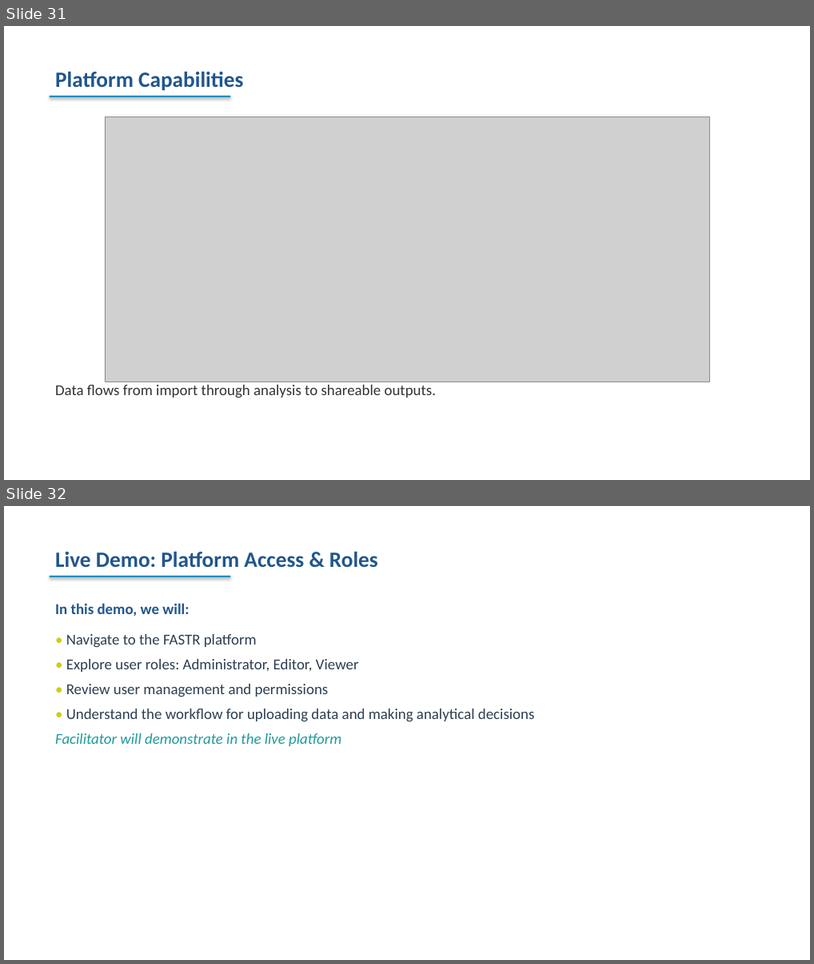
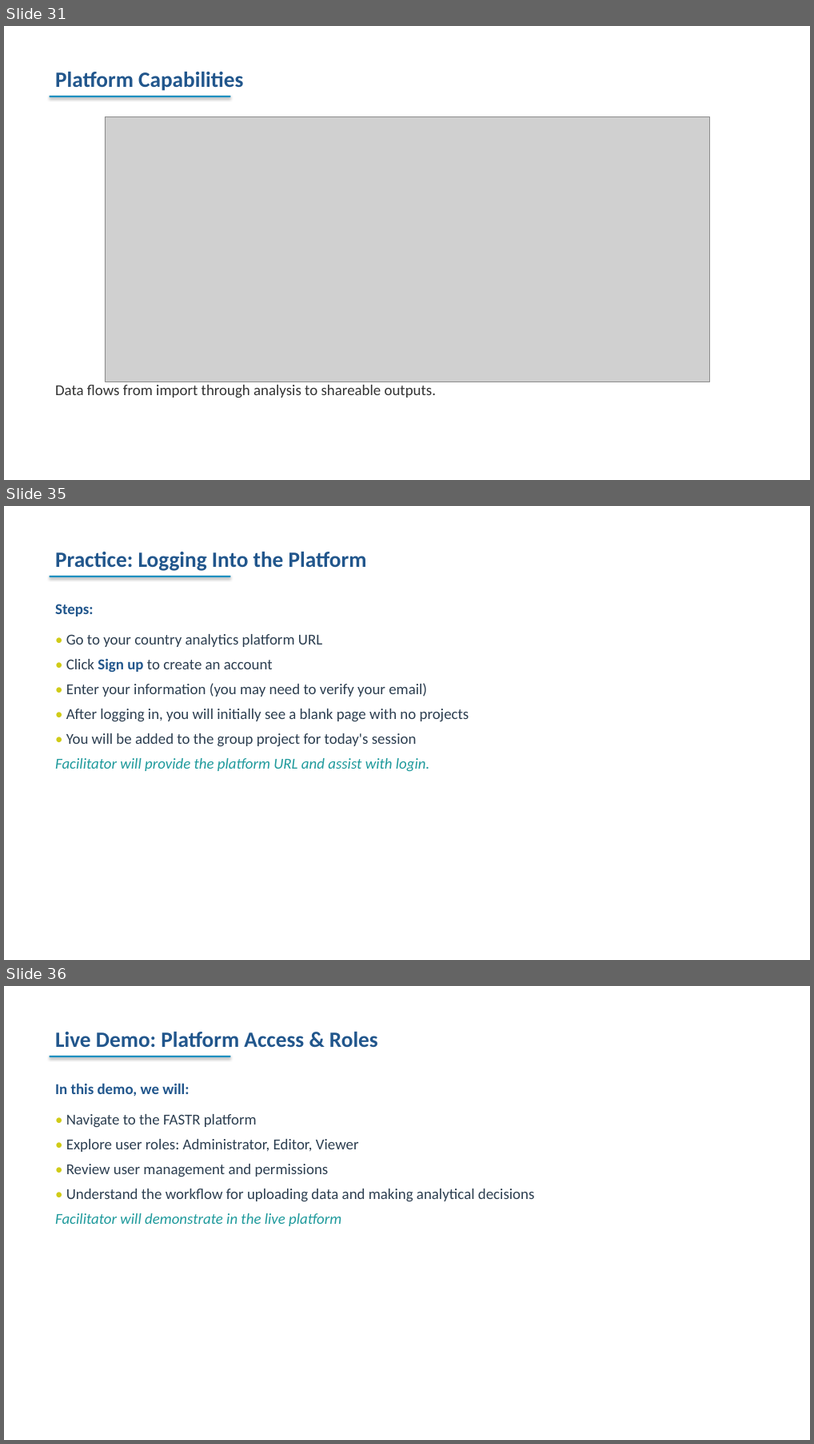
Before and after one commit to FASTR-Analytics/fastr-resource-hub, a slide deck: outputs/2026-zambia_deck.pptx. Shown one above the other, each under a label of ours: slides 31 and 32 before the commit, slides 31, 35 and 36 after it; the slides between them are not shown. The pictures are 814x964 and 814x1444 pixels, drawn with LibreOffice and Linux fonts; fonts in the diff are those of the drawing; grey boxes stand for pictures. Boxes give left, top, right and bottom in pixels: in the first picture for what was removed or moved away, otherwise in the second. Text is boxed around its words. In the diff, an @@ line names an element or a change of style, - is before the commit and + after.

Commit message:
added existing content to slides (platform)

```diff
--- a/outputs/2026-zambia_deck.pptx
+++ b/outputs/2026-zambia_deck.pptx
@@ slide 35 added at (x1=4, y1=506, x2=810, y2=960), background #FFFFFF @@
@@ text added at (x1=55, y1=552, x2=367, y2=571), 26 pt, text #21568C, bold @@
+Practice: Logging Into the Platform
@@ rectangle added at (x1=50, y1=576, x2=231, y2=577), fill #1A90C0 @@
@@ text added at (x1=55, y1=604, x2=470, y2=772), 18 pt, text #2C3E50 @@
+Steps:
+• Go to your country analytics platform URL
+• Click Sign up to create an account
+• Enter your information (you may need to verify your email)
+• After logging in, you will initially see a blank page with no projects
+• You will be added to the group project for today's session
+Facilitator will provide the platform URL and assist with login.
@@ what was slide 32 is now slide 36 @@
```
Also in this commit, not shown: 3 other slides added, 8 other files.
